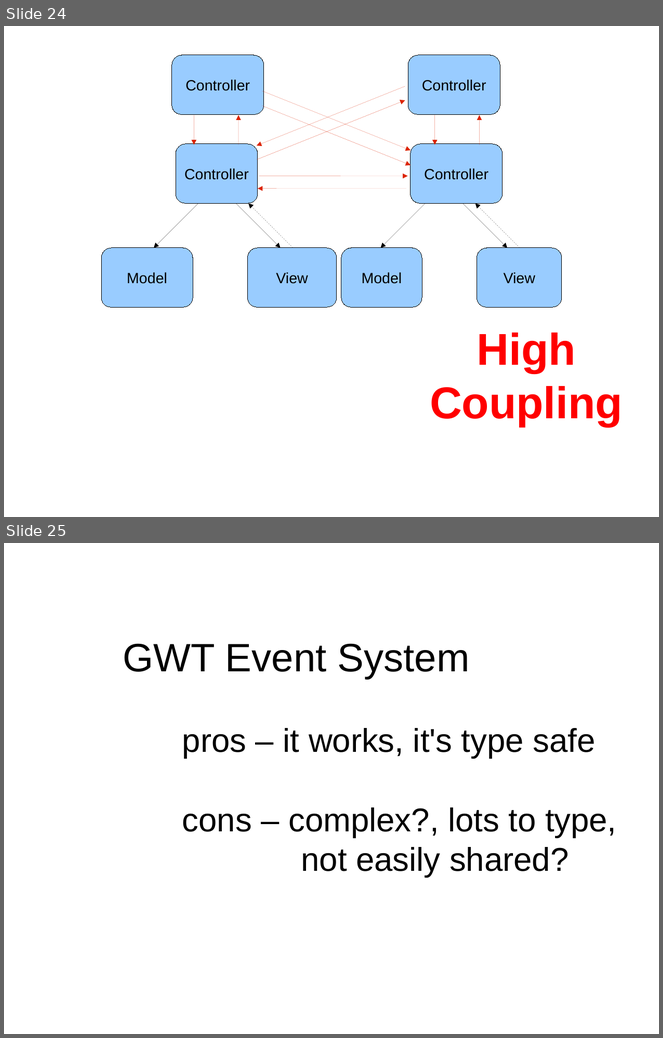
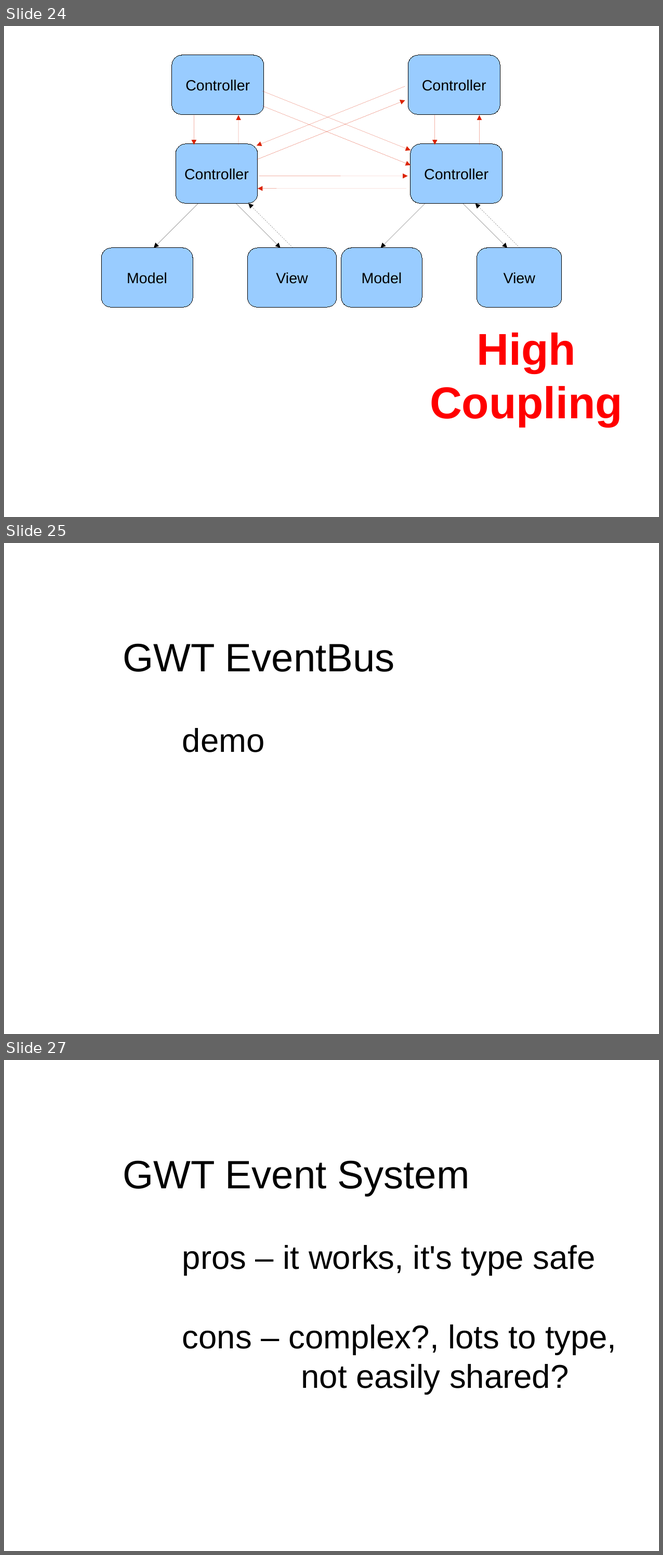
Before and after one commit to HamletDRC/presentations, a slide deck: presopatterns/PresentationPatterns-springio-2011.odp. Shown one above the other, each under a label of ours: slides 24 and 25 before the commit, slides 24, 25 and 27 after it; the slides between them are not shown. The pictures are 663x1038 and 663x1555 pixels, drawn with LibreOffice and Linux fonts; fonts in the diff are those of the drawing; background and template pictures are left out. Boxes give left, top, right and bottom in pixels: in the first picture for what was removed or moved away, otherwise in the second. Text is boxed around its words. In the diff, an @@ line names an element or a change of style, - is before the commit and + after.

```diff
--- a/presopatterns/PresentationPatterns-springio-2011.odp
+++ b/presopatterns/PresentationPatterns-springio-2011.odp
@@ slide 25 added at <box>4,543,659,1034</box>, background picture (left out) @@
@@ text added at <box>123,643,395,753</box>, 48 pt, text #000000 @@
+GWT EventBus
+demo
@@ what was slide 25 is now slide 27 @@
```
Also in this commit, not shown: 9 other slides added, 2 other files.
